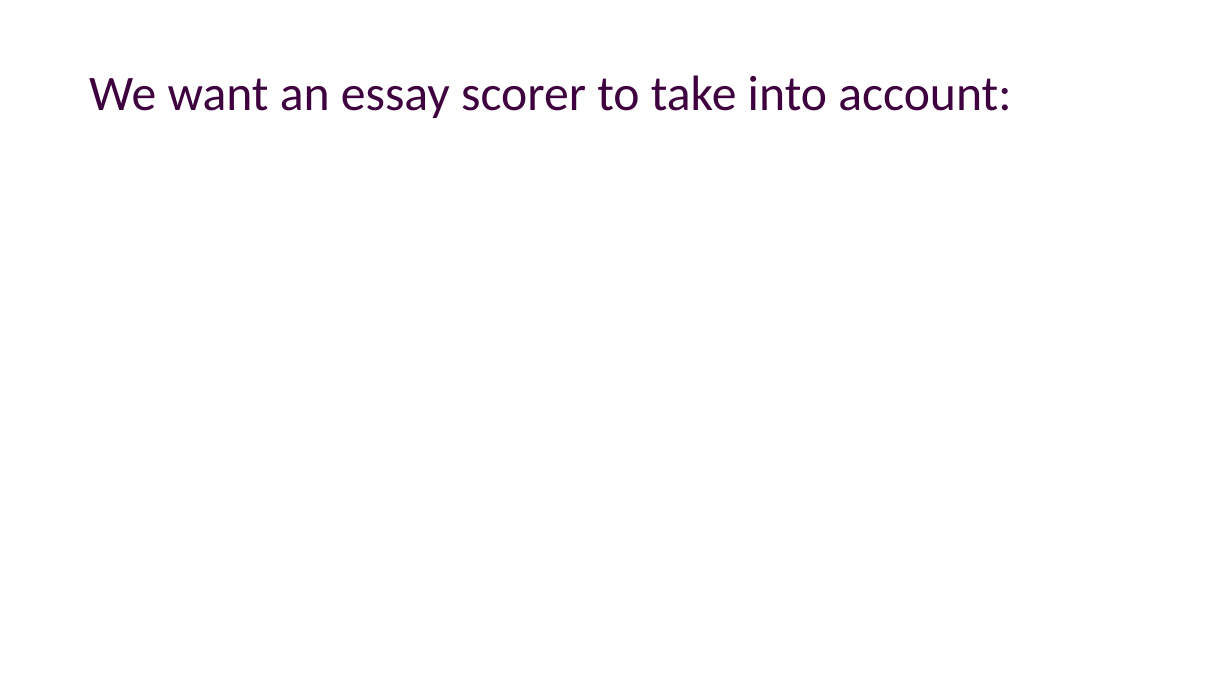
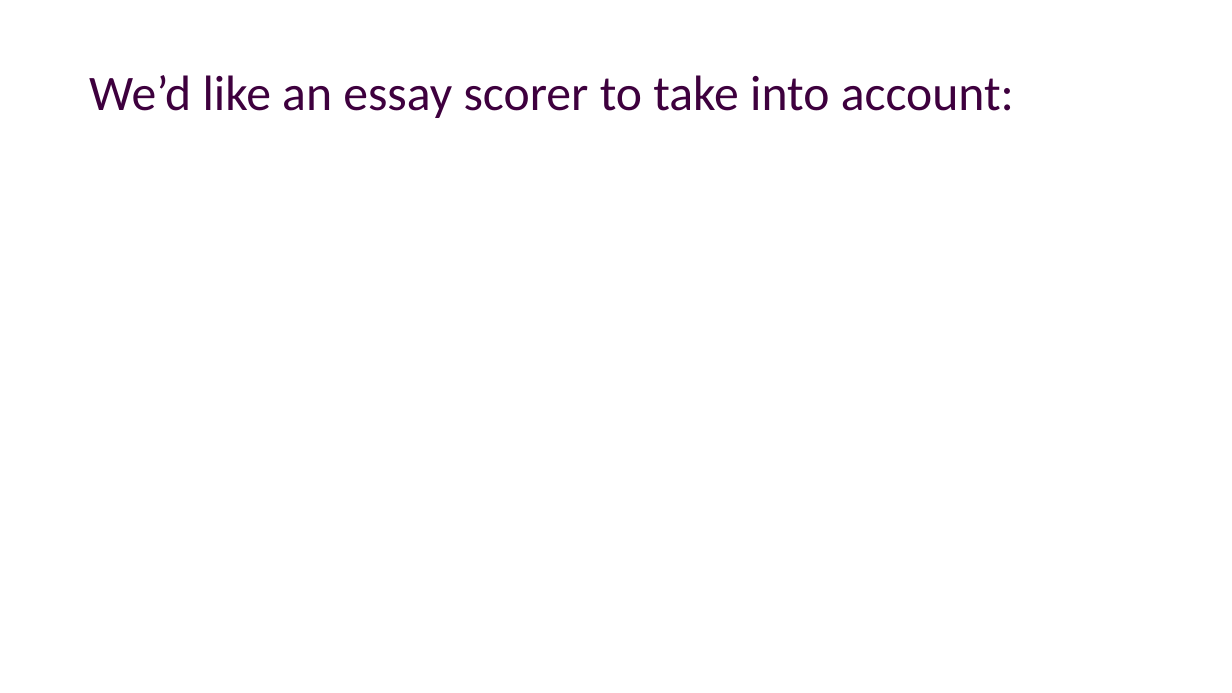
Before and after one commit to alexklapheke/essay, a slide deck: slide 8 of presentation/presentation.odp. Drawn at 1232x693 pixels with LibreOffice and Linux fonts; fonts in the diff are those of the drawing; background and template pictures are left out. Boxes give left, top, right and bottom in pixels: in the first picture for what was removed or moved away, otherwise in the second. Text is boxed around its words. In the diff, an @@ line names an element or a change of style, - is before the commit and + after.

```diff
--- a/presentation/presentation.odp
+++ b/presentation/presentation.odp
@@ text at bbox=[89, 75, 1014, 118]: text changed @@
-We want an essay scorer to take into account:
+We’d like an essay scorer to take into account:
```
Also in this commit, not shown: 14 other slides changed, 3 slides added, 1 slide removed, 10 other files.
